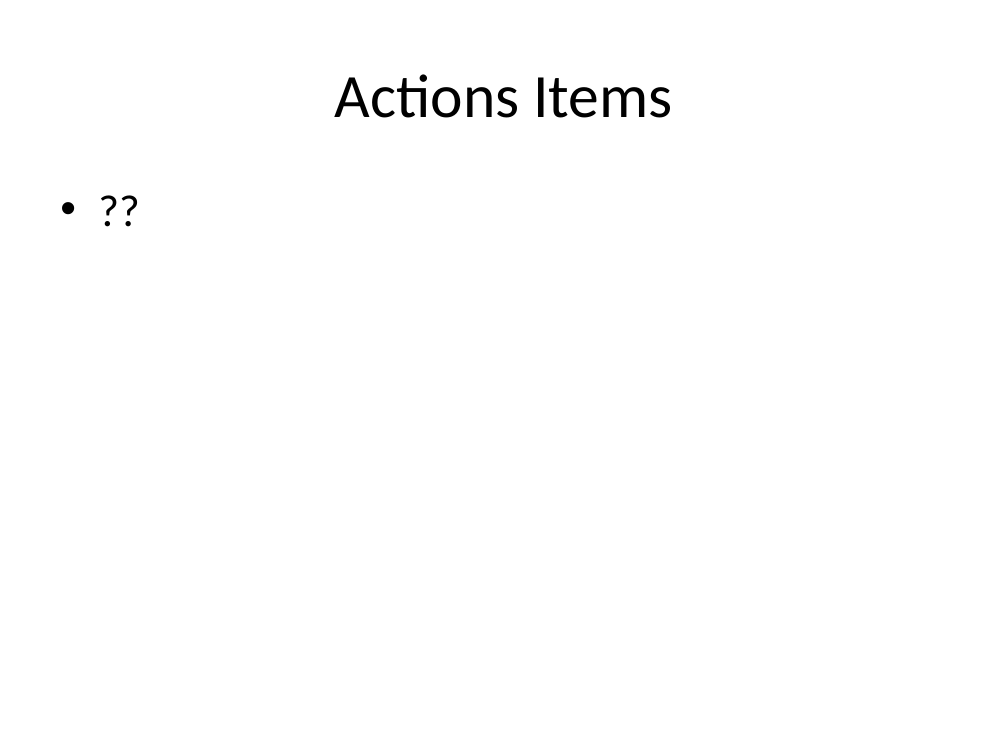
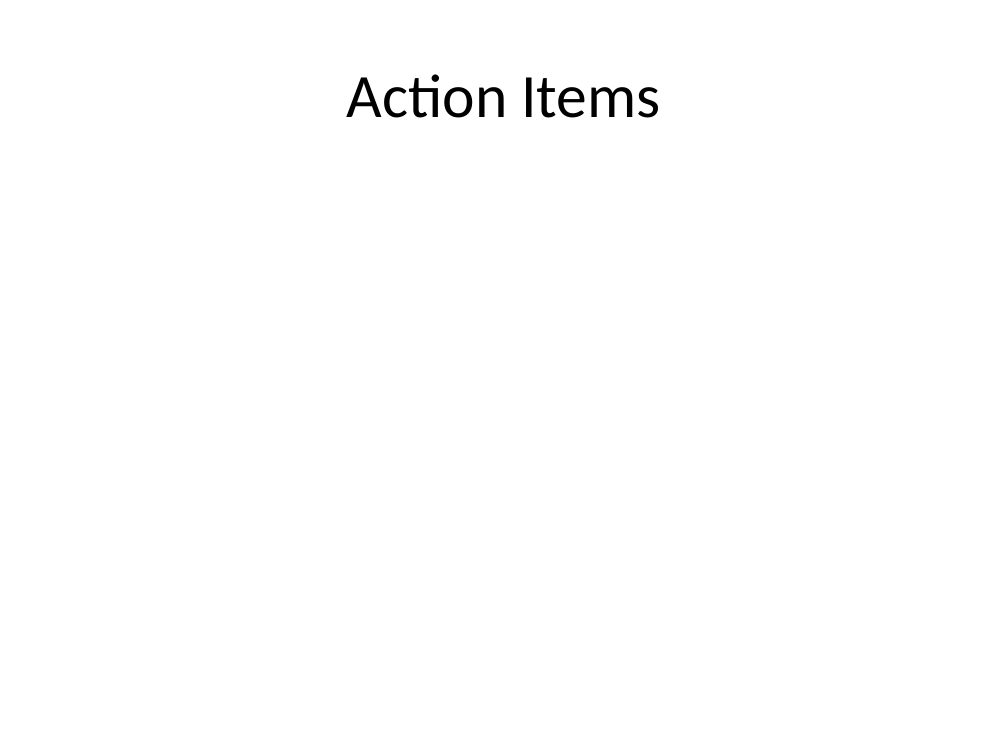
Before and after one commit to ros-industrial/ros_industrial_meetings, a slide deck: slide 13 of developer_meeting_notes/2015_12_08/meeting_agenda.pptx (slide 10 before the commit). Drawn at 1008x756 pixels with LibreOffice and Linux fonts; fonts in the diff are those of the drawing. Boxes give left, top, right and bottom in pixels: in the first picture for what was removed or moved away, otherwise in the second. Text is boxed around its words. In the diff, an @@ line names an element or a change of style, - is before the commit and + after.

```diff
--- a/developer_meeting_notes/2015_12_08/meeting_agenda.pptx
+++ b/developer_meeting_notes/2015_12_08/meeting_agenda.pptx
@@ title at bbox=[347, 74, 660, 118]: text changed @@
-Actions Items
+Action Items
@@ text removed at bbox=[50, 176, 958, 675] @@
-• ??
```
Also in this commit, not shown: 6 other slides changed, 3 slides added.
